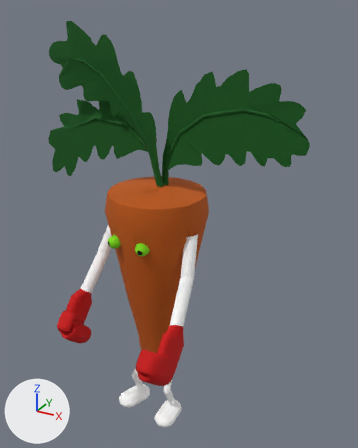
What one commit did to the FBX model Bon Duel/Assets/Modeles/Carotte.FBX.
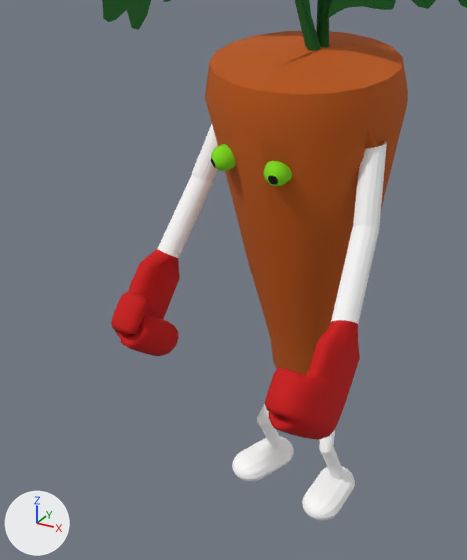
There are two pictures of each version: one whole from a camera (50 mm lens) standing at (2.24, -3.65, 3.94) and looking at (0.124, 0.198, 2.016), one close up on the part from 0% to 67% of the width and 36% to 100% of the height. The lights are fixed; the arrows at lower left show +X, +Y and +Z. Where no turn or scale is listed for an object, it has been applied to the vertices. Vertices at the same position are counted once.

Objects in the first close-up: 'corps'.
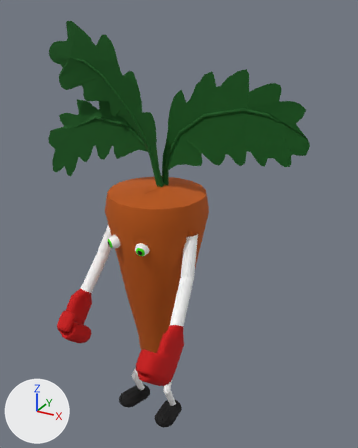
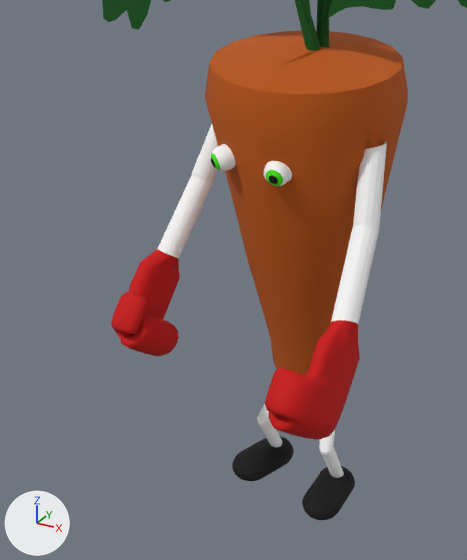
Where the change shows, as pixel boxes [x1, y1, x2, y2] in the close-ups (467 x 560 px):
'corps', recoloured (white to black)
    both: [208, 139, 355, 520]
part 1 of me_mesh, recoloured (white to black)
    both: [232, 436, 355, 520]
part 2 of me_mesh, recoloured
    both: [211, 153, 283, 186]

Edits to the bpy script that builds the scene:
```text
Change mat_material__37:
    mat_material__37.base_color: (0.208, 0.729, 0.0) -> (0.984, 0.996, 0.98)  # green #7ede00 -> white #fdfffd
Add mat_material__36_002:
    mat_material__36_002 = principled_material('Material #36.002')
    mat_material__36_002.base_color = (0.0549, 0.796, 0.0)  # green #42e700
    mat_material__36_002.roughness = 0.859
Add mat_material__36_001:
    mat_material__36_001 = principled_material('Material #36.001')
    mat_material__36_001.base_color = (0.0, 0.0, 0.0)  # black #000000
    mat_material__36_001.roughness = 0.859
Change me_mesh:
    where me_mesh.from_pydata(...)  # 2767 vertices, 5528 faces; spans x -1.58..1.31, y -0.94..0.62, z -2.22..1.92
    used by ob_corps; location = (-0.005, 0.079, 1.906)
    me_mesh part 1: all 676 faces centred in x -0.52..0.2, y -0.25..0.18, z -2.22..-2.06 switch from mat_material__34 (white #ffffff) to mat_material__36_001 (black #000000)
    me_mesh part 2: 64 of the faces centred in x -0.38..0.04, y -0.4..-0.35, z -0.04..0.04 switch from mat_material__37 (green #7ede00) to mat_material__36_002 (green #42e700)
```
